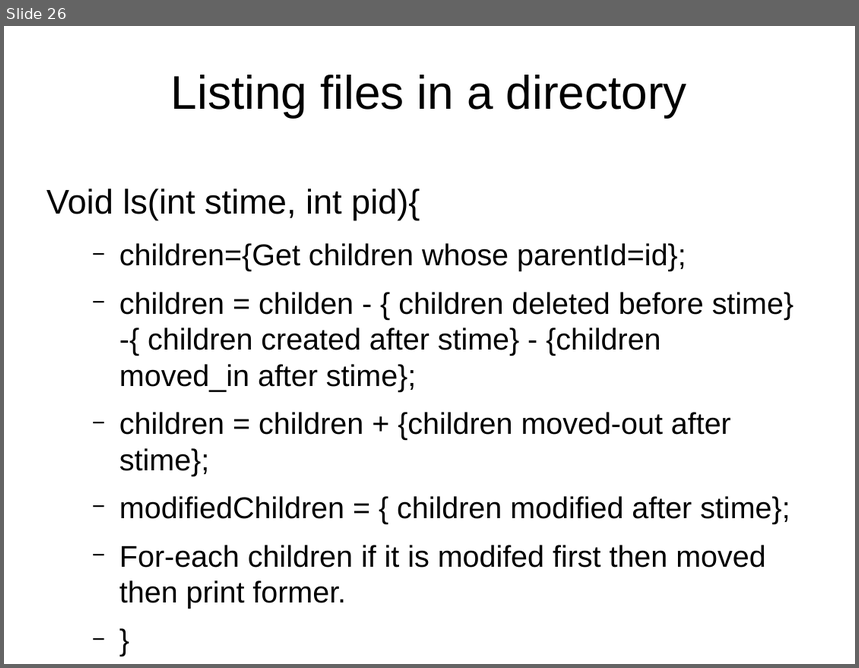
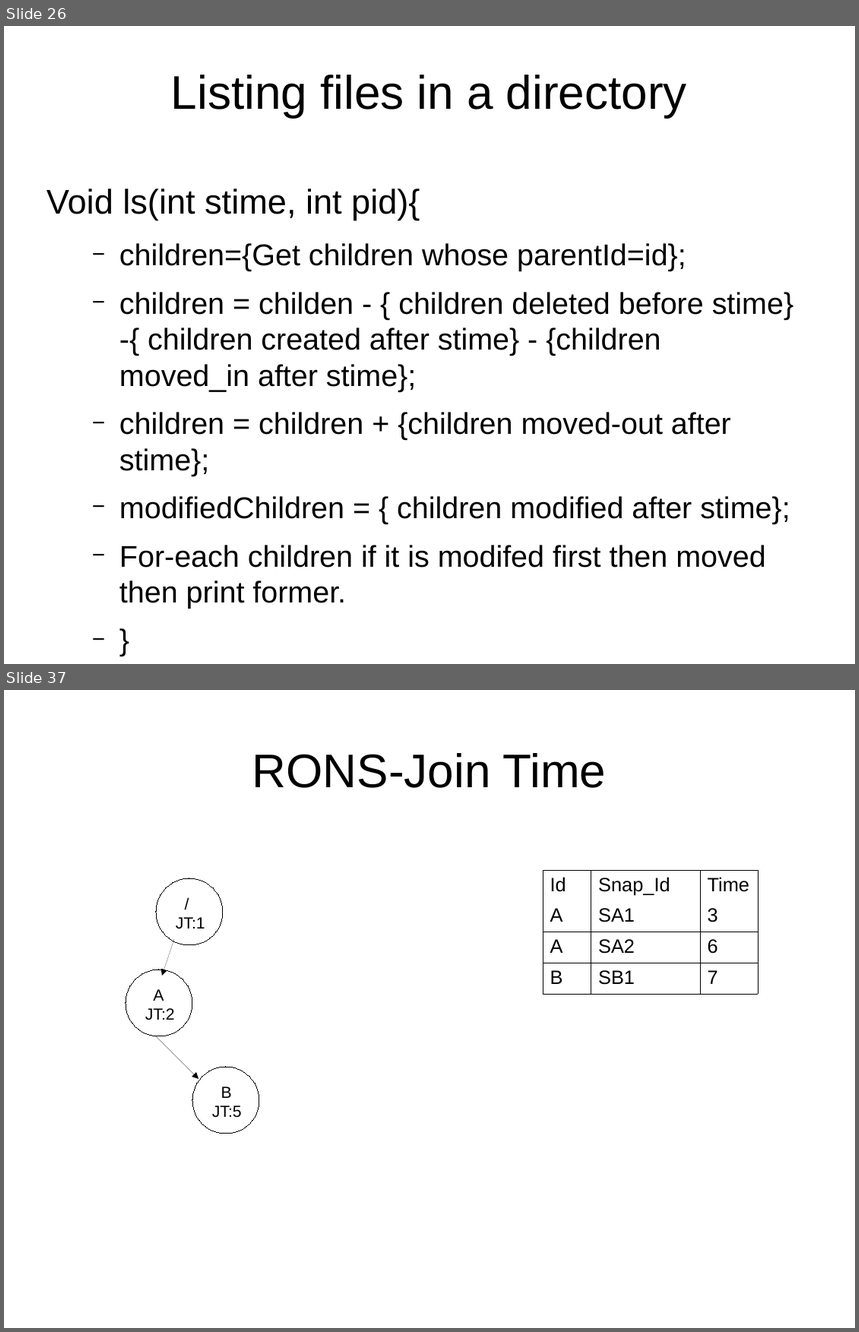
Before and after one commit to pushparajxa/Thesis-Presentation, a slide deck: Final_Presentation.odp. Shown one above the other, each under a label of ours: slide 26 before the commit, slides 26 and 37 after it; the slides between them are not shown. The pictures are 859x668 and 859x1332 pixels, drawn with LibreOffice and Linux fonts; fonts in the diff are those of the drawing. Boxes give left, top, right and bottom in pixels: in the first picture for what was removed or moved away, otherwise in the second. Text is boxed around its words. In the diff, an @@ line names an element or a change of style, - is before the commit and + after.

```diff
--- a/Final_Presentation.odp
+++ b/Final_Presentation.odp
@@ slide 37 added at (4, 690, 855, 1328), background #FFFFFF @@
@@ title added at (253, 753, 607, 788), 44 pt, text #000000 @@
+RONS-Join Time
@@ table added at (543, 870, 758, 988), 4 rows, 3 columns @@
+Id | Snap_Id | Time
+A | SA1 | 3
+A | SA2 | 6
+B | SB1 | 7
@@ ellipse added at (156, 878, 224, 945), outline #000000 0 pt @@
@@ text added at (176, 917, 205, 929), 15 pt, text #000000 @@
+/
+JT:1
@@ arrow added from (174, 939) to (162, 976), #000000 0 pt @@
@@ ellipse added at (126, 970, 192, 1037), outline #000000 0 pt @@
@@ text added at (145, 989, 175, 1021), 15 pt, text #000000 @@
+A
+JT:2
@@ arrow added from (156, 1037) to (199, 1079), #000000 0 pt @@
@@ ellipse added at (192, 1067, 259, 1134), outline #000000 0 pt @@
@@ text added at (212, 1087, 242, 1118), 15 pt, text #000000 @@
+B
+JT:5
```
Also in this commit, not shown: 19 slides changed, 15 other slides added, 2 slides removed, 11 other files.
